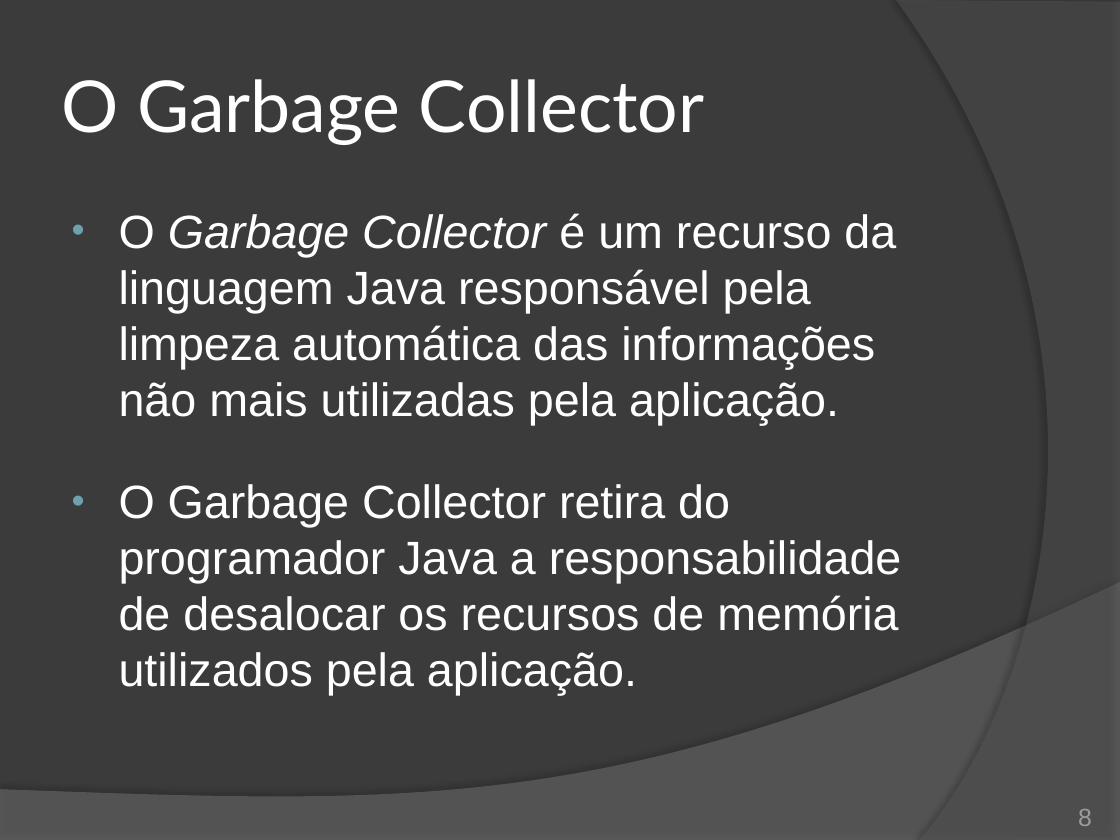
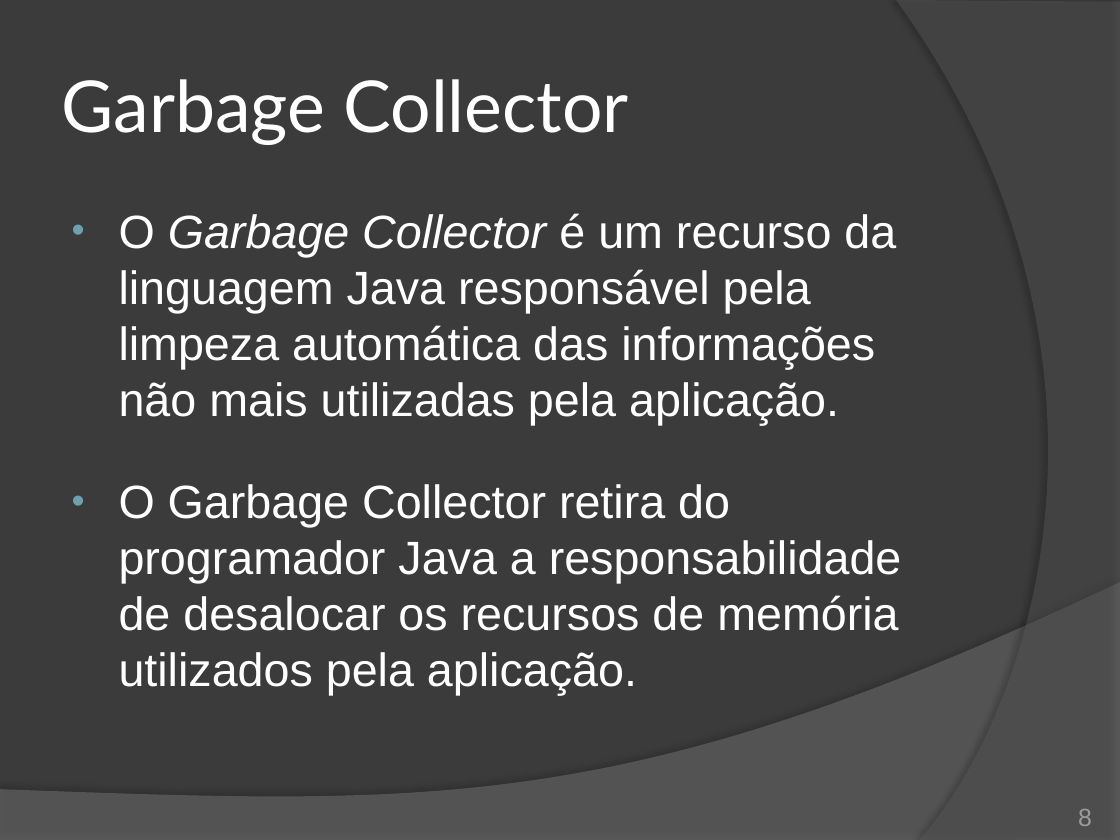
Before and after one commit to duchesqui/slzvieira-training, a slide deck: slide 8 of 2-Java-Programmer-Modulo-II/11.Capitulo05.pptx. Drawn at 1120x840 pixels with LibreOffice and Linux fonts; fonts in the diff are those of the drawing. Boxes give left, top, right and bottom in pixels: in the first picture for what was removed or moved away, otherwise in the second. Text is boxed around its words. In the diff, an @@ line names an element or a change of style, - is before the commit and + after.

Commit message:
Novos slides sobre o Garbage Collector

```diff
--- a/2-Java-Programmer-Modulo-II/11.Capitulo05.pptx
+++ b/2-Java-Programmer-Modulo-II/11.Capitulo05.pptx
@@ title at (62, 79, 628, 145): text changed @@
-O Garbage Collector
+Garbage Collector
```
Also in this commit, not shown: 6 other slides changed, 2 slides added, 1 slide removed.
